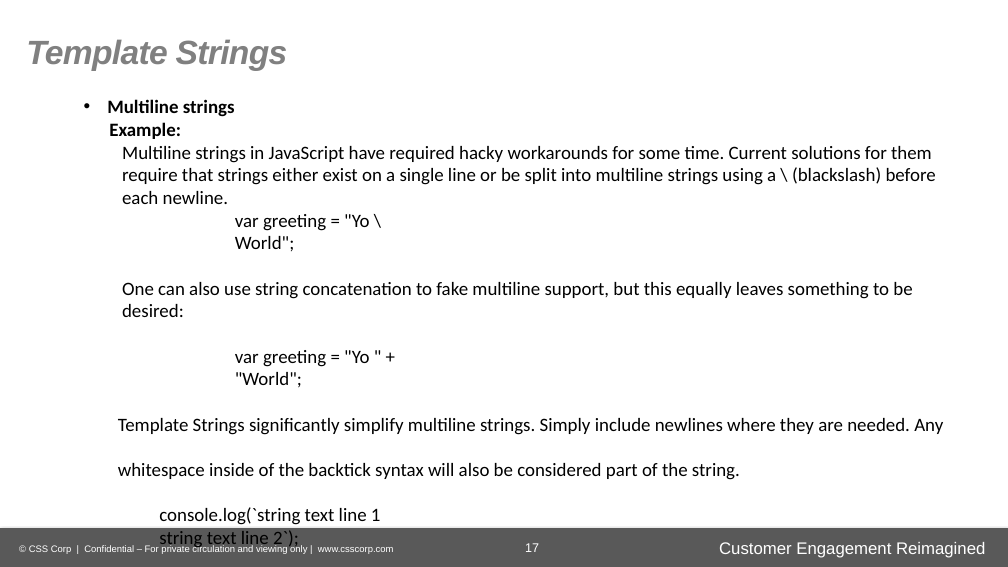
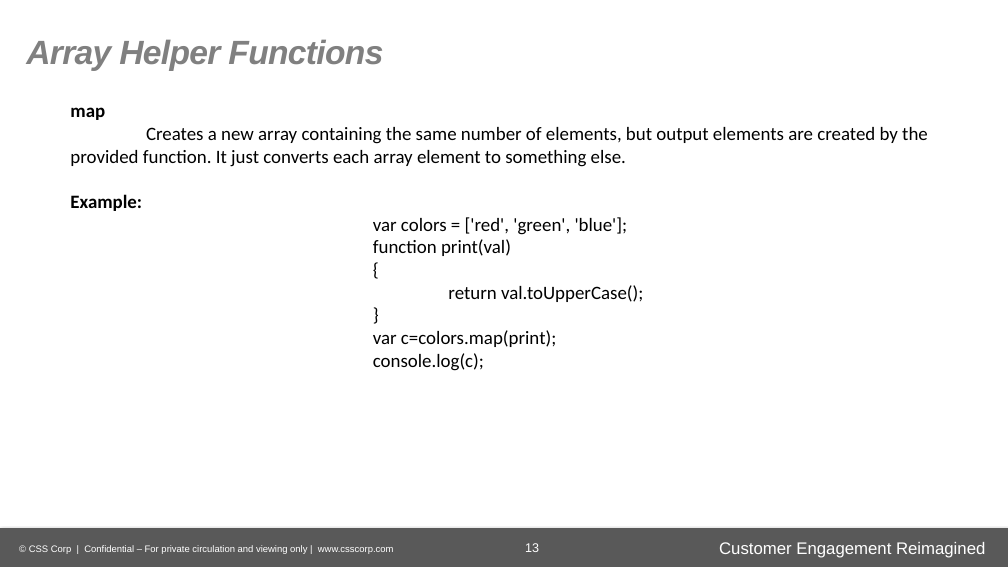
Before and after one commit to gurudevraj/asEmployee, a slide deck: slide 13 of ECMAScript 6-P2.pptx (slide 17 before the commit). Drawn at 1008x567 pixels with LibreOffice and Linux fonts; fonts in the diff are those of the drawing; background and template pictures are left out. Boxes give left, top, right and bottom in pixels: in the first picture for what was removed or moved away, otherwise in the second. Text is boxed around its words. In the diff, an @@ line names an element or a change of style, - is before the commit and + after.

```diff
--- a/ECMAScript 6-P2.pptx
+++ b/ECMAScript 6-P2.pptx
@@ text at [26, 39, 383, 71]: text changed @@
-Template Strings
+Array Helper Functions
@@ text "map": place and size @@
-text "map" at [107, 99, 943, 550]
+text "map" at [70, 107, 928, 371]
@@ text at [70, 107, 928, 167]: text changed; bold off @@
-  • Multiline strings
+map
+Creates a new array containing the same number of elements, but output elements are created by the provided function. It just converts each array element to something else.
@@ text at [70, 194, 142, 211]: list level 2 to 1 in "Example:" @@
@@ text at [373, 217, 643, 371]: text changed @@
-  Multiline strings in JavaScript have required hacky workarounds for some time. Current solutions for them
-  require that strings either exist on a single line or be split into multiline strings using a \ (blackslash) before
-  each newline.
-  var greeting = "Yo \
-  World";
-  One can also use string concatenation to fake multiline support, but this equally leaves something to be
-  desired:
-  var greeting = "Yo " +
-  "World";
-  Template Strings significantly simplify multiline strings. Simply include newlines where they are needed. Any
-  whitespace inside of the backtick syntax will also be considered part of the string.
-  console.log(`string text line 1
-  string text line 2`);
+var colors = ['red', 'green', 'blue'];
+function print(val)
+{
+return val.toUpperCase();
+}
+var c=colors.map(print);
+console.log(c);
@@ page number at [525, 543, 539, 552]: text changed @@
-17
+13
```
Also in this commit, not shown: 14 other slides changed, 24 slides added, 9 slides removed, 3 other files.
